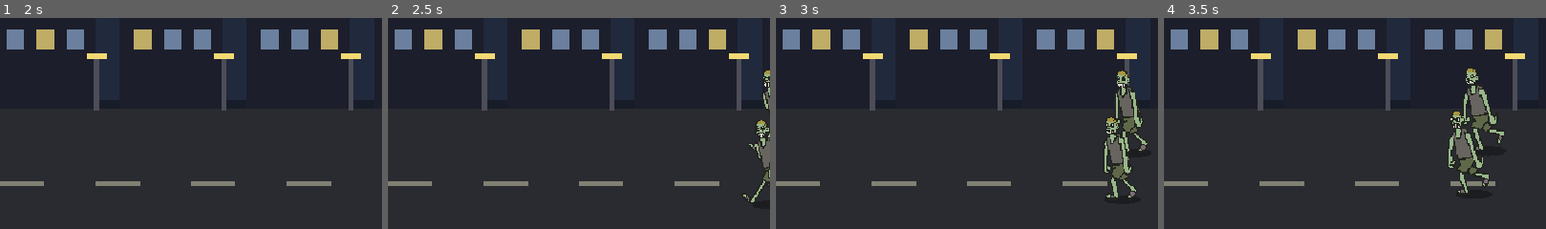
Above: before the commit, frames 1-4 (left to right).
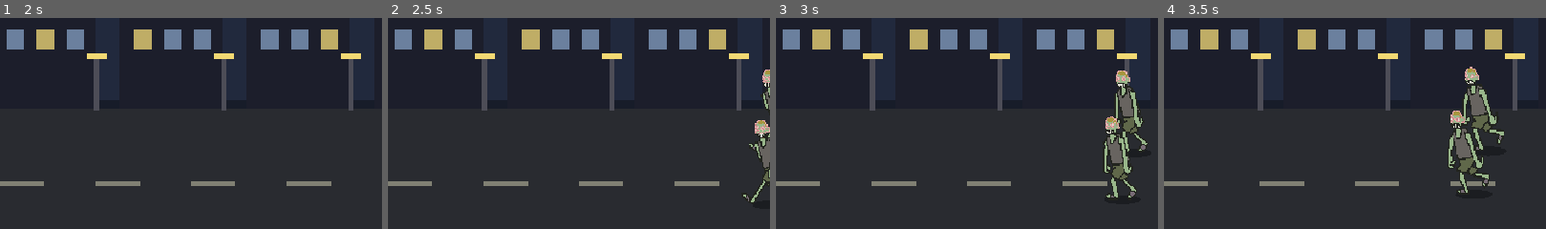
Above: after the commit, the same moments.

Repository: Kirtus228/zombie-beat
Game: Godot game, scene res://main.tscn
Two runs of this game, one before a commit and one after it. Both use one fixed random seed, a clock stepped at 60 frames per second and the inputs below.
Inputs:
- Up to frame 1 (2 s): tap Enter at 0.5 s; hold W (move_up) from 0.53 s (still down); tap J (attack) at 0.6, 1.35 s
- Up to frame 2 (2.5 s): release W (move_up) at 2.03 s; hold A (move_left) from 2.03 s (still down); tap J (attack) at 2.1 s
- Up to frame 3 (3 s): keep holding A (move_left); tap J (attack) at 2.85 s
- Up to frame 4 (3.5 s): keep holding A (move_left)
The pictures show only the part of the screen within x 50-100%, y 33-83%; the shares and areas given below are measured in that part.

Frame 1 is identical in both runs. In frame 2, 0.2% of the frame differs, in the area x 96-100%, y 24-55%; in frame 3, 0.2%; in frame 4, 0.2%.

Commit message:
zombies: every other enemy shows exposed brain (recolored frames, same geometry)

Diff:
--- a/scripts/fighter.gd
+++ b/scripts/fighter.gd
@@ -9,6 +9,8 @@
 # зомби: перекрашенные кадры пака (tools/recolor_zombie.ps1) — та же геометрия,
 # поэтому анимации и хитбоксы не меняются
 const ZOMBIE_DIR := "res://assets/zombie/"
+# каждый второй зомби — «с открытым мозгом» (tools/brainify_zombie.ps1)
+const ZOMBIE_BRAIN_DIR := "res://assets/zombie_brain/"
 const SPRITE_SCALE := 0.62
 const CELL_FEET := 107.5 # от центра кадра до ступней, px
 const PUNCH_HOLD := 0.34
@@ -64,6 +66,8 @@
 		return HERO_DIR
 	if sheet == "guy2" and ResourceLoader.exists(ZOMBIE_DIR + "idle.png"):
 		return ZOMBIE_DIR
+	if sheet == "guy3" and ResourceLoader.exists(ZOMBIE_BRAIN_DIR + "idle.png"):
+		return ZOMBIE_BRAIN_DIR
 	return FRAME_DIR + sheet
 
 func _build_frames() -> SpriteFrames:
@@ -103,13 +107,13 @@
 		if tex:
 			sf.add_frame(anim, tex)
 
-func configure(sp: float, mhp: int, dmg: int, enemy: bool) -> void:
+func configure(sp: float, mhp: int, dmg: int, enemy: bool, brain := false) -> void:
 	speed = sp
 	max_hp = mhp
 	hp = mhp
 	damage = dmg
 	is_enemy = enemy
-	sheet_name = "guy2" if enemy else "guy1"
+	sheet_name = "guy3" if brain else ("guy2" if enemy else "guy1")
 	frames_dir = _dir_for(sheet_name)
 	if body:
 		body.sprite_frames = _build_frames()
--- a/scripts/main.gd
+++ b/scripts/main.gd
@@ -506,7 +506,8 @@
 
 func _spawn_one(slot: int) -> void:
 	var e: Node2D = Fighter.new()
-	e.configure(82.0 + float(slot) * 5.0, ZOMBIE_HP, ZOMBIE_DAMAGE, true)
+	# каждый второй зомби — с открытым мозгом (кадры assets/zombie_brain)
+	e.configure(82.0 + float(slot) * 5.0, ZOMBIE_HP, ZOMBIE_DAMAGE, true, slot % 2 == 0)
 	e.atk_cooldown = ZOMBIE_ATK_CD
 	# Спавн строго за кадром с противоположной стороны: враг входит в кадр
 	# целиком и пешком идёт к герою. Раньше он появлялся посреди улицы.
Binary file added: assets/zombie_brain/down.png
Not shown, added: assets/zombie_brain/down.png.import
Binary file added: assets/zombie_brain/falling.png
Not shown, added: assets/zombie_brain/falling.png.import
Binary file added: assets/zombie_brain/idle.png
Not shown, added: assets/zombie_brain/idle.png.import
Binary file added: assets/zombie_brain/jump.png
Not shown, added: assets/zombie_brain/jump.png.import
Binary file added: assets/zombie_brain/jumpkick.png
Not shown, added: assets/zombie_brain/jumpkick.png.import
Binary file added: assets/zombie_brain/punch1_0.png
Not shown, added: assets/zombie_brain/punch1_0.png.import
(and 25 more such lines)
